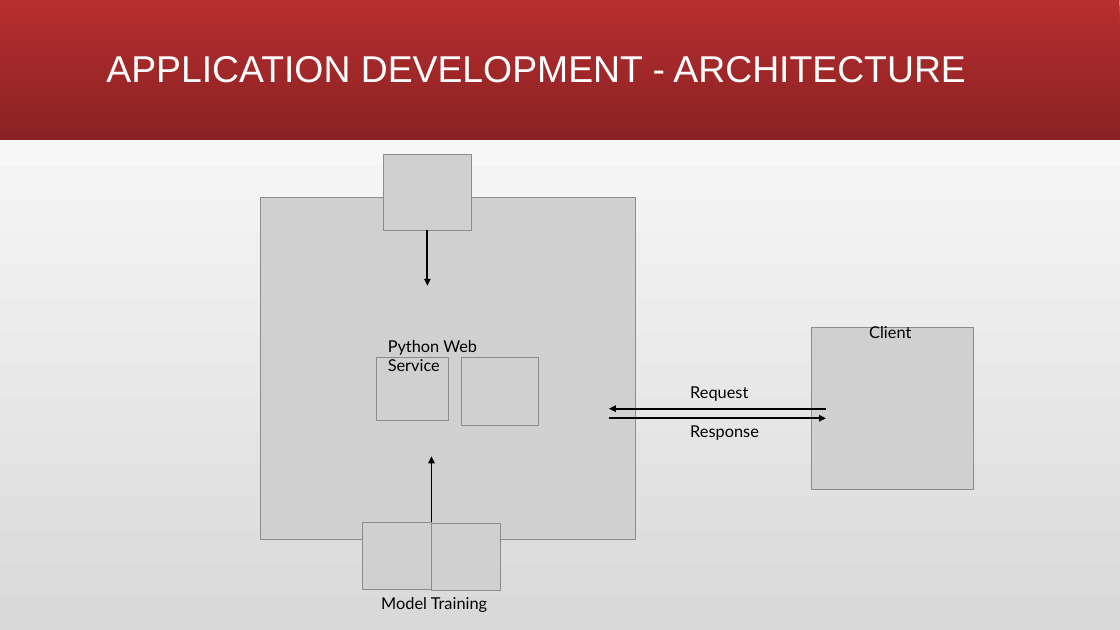
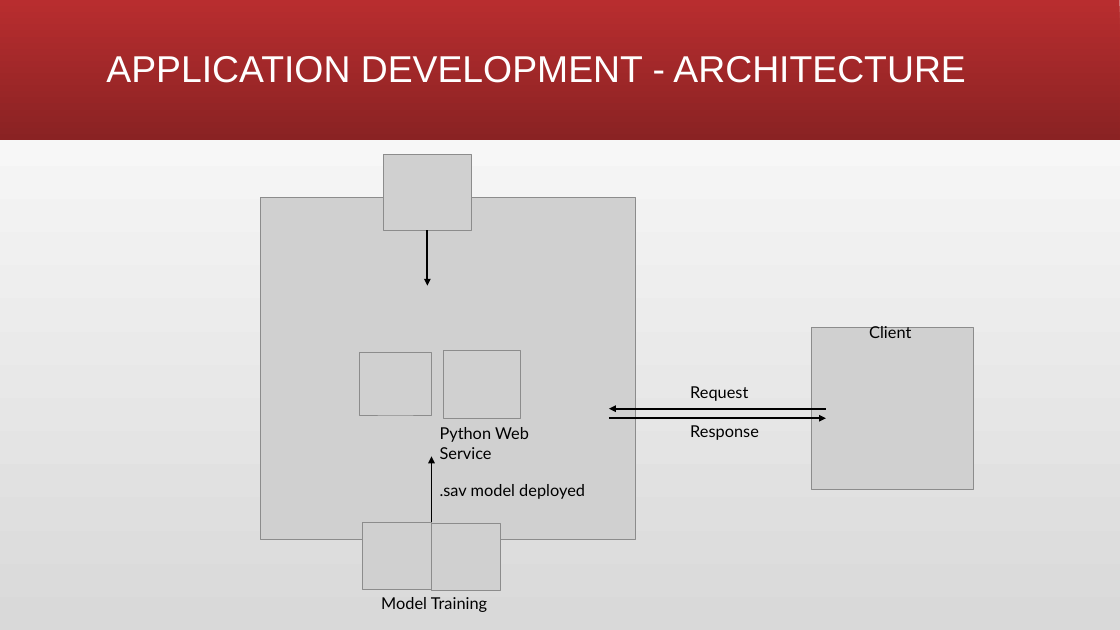
Before and after one commit to larawayn/Heart_Failure_Prediction, a slide deck: slide 12 of Heart Failure Detection.pptx. Drawn at 1120x630 pixels with LibreOffice and Linux fonts; fonts in the diff are those of the drawing; grey boxes stand for pictures. Boxes give left, top, right and bottom in pixels: in the first picture for what was removed or moved away, otherwise in the second. Text is boxed around its words. In the diff, an @@ line names an element or a change of style, - is before the commit and + after.

Commit message:
Update ppt

```diff
--- a/Heart Failure Detection.pptx
+++ b/Heart Failure Detection.pptx
@@ picture: place and size @@
-picture at (376, 358, 448, 421)
+picture at (360, 352, 431, 415)
@@ picture: place and size @@
-picture at (462, 358, 539, 425)
+picture at (444, 351, 521, 418)
@@ text "Python Web Service": place and size @@
-text "Python Web Service" at (388, 340, 477, 371)
+text "Python Web Service" at (440, 427, 529, 459)
@@ text added at (440, 484, 585, 499), 14 pt, text #000000 @@
+.sav model deployed
```
